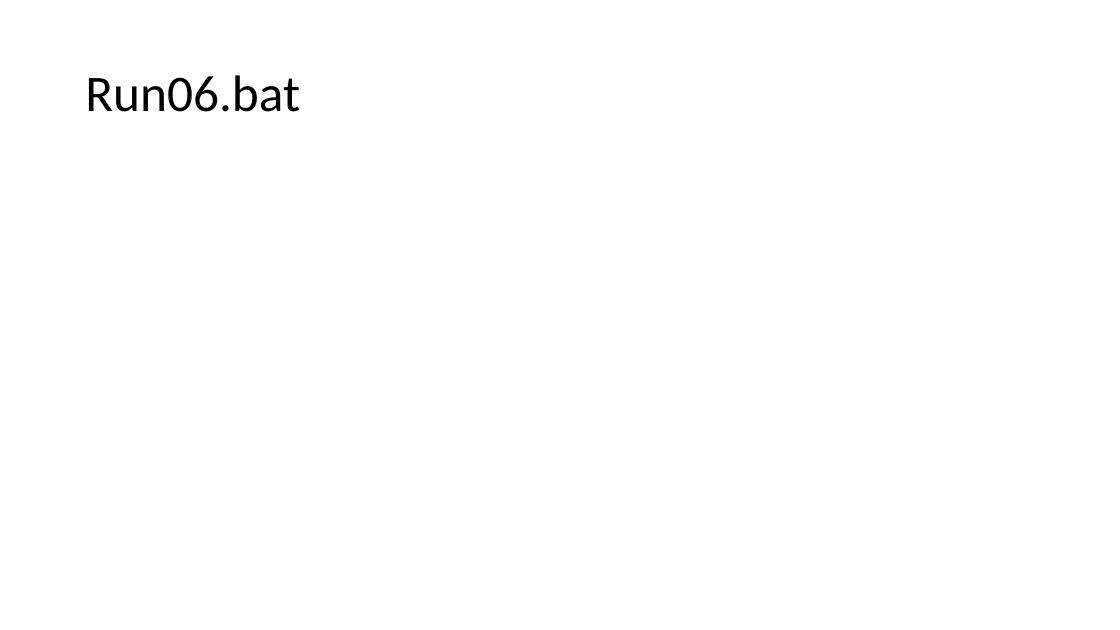
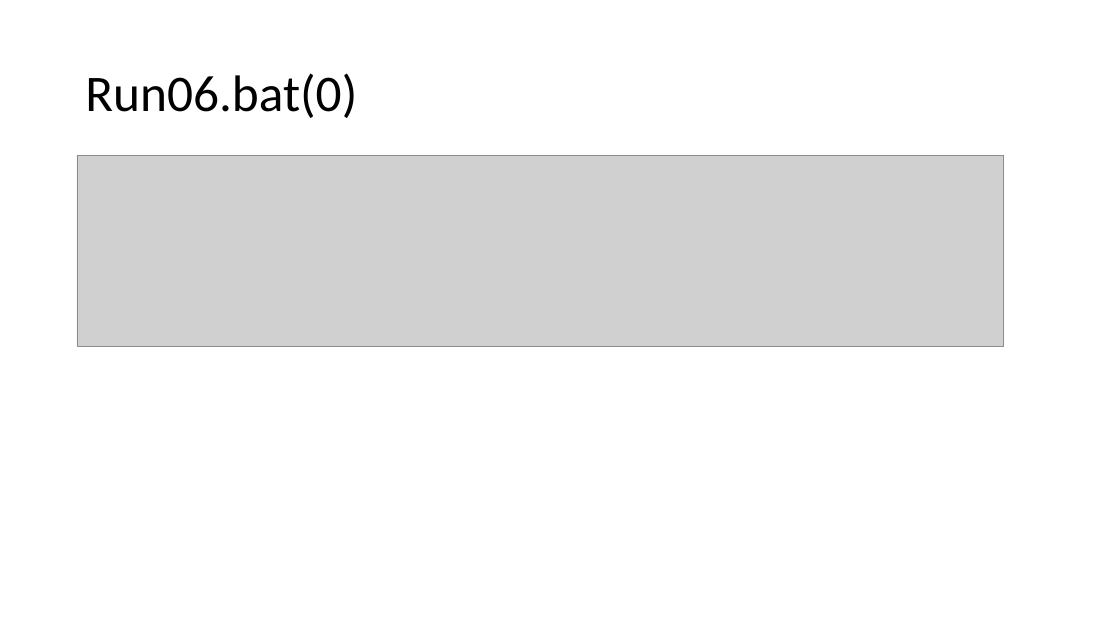
Before and after one commit to HSS107048212/ELEBC_Youbike, a slide deck: slide 24 of Work schedule.pptx (slide 23 before the commit). Drawn at 1120x630 pixels with LibreOffice and Linux fonts; fonts in the diff are those of the drawing; grey boxes stand for pictures. Boxes give left, top, right and bottom in pixels: in the first picture for what was removed or moved away, otherwise in the second. Text is boxed around its words. In the diff, an @@ line names an element or a change of style, - is before the commit and + after.

```diff
--- a/Work schedule.pptx
+++ b/Work schedule.pptx
@@ title at [85, 73, 357, 118]: text changed @@
-Run06.bat
+Run06.bat(0)
@@ picture added at [77, 155, 1004, 346] @@
```
Also in this commit, not shown: 2 other slides changed, 3 slides added.
